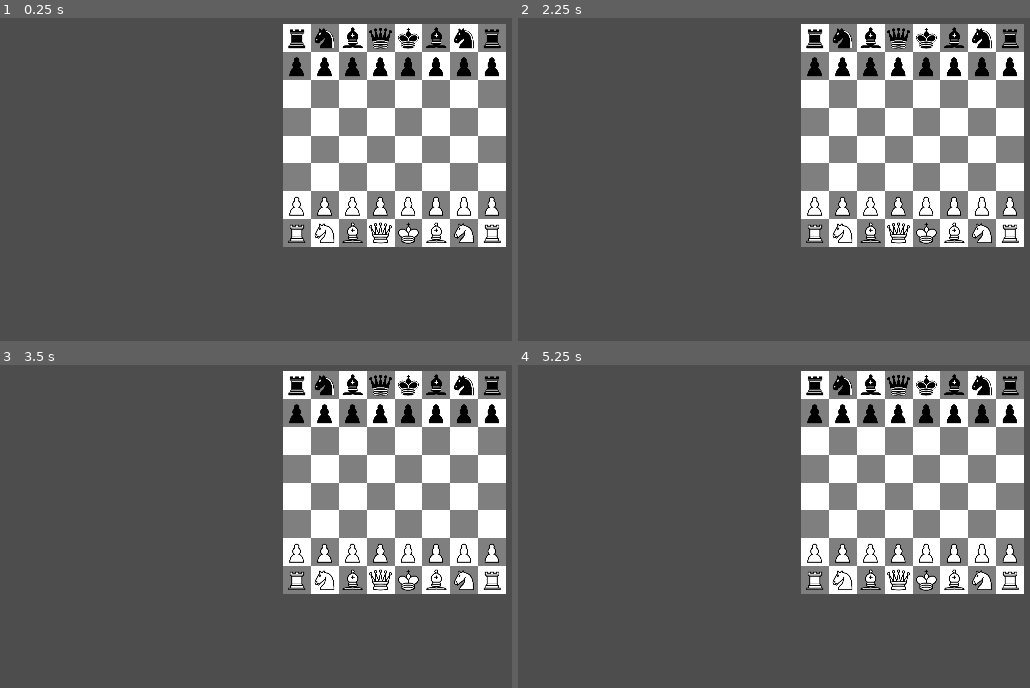
Above: before the commit, frames 1-4 (two rows, left to right).
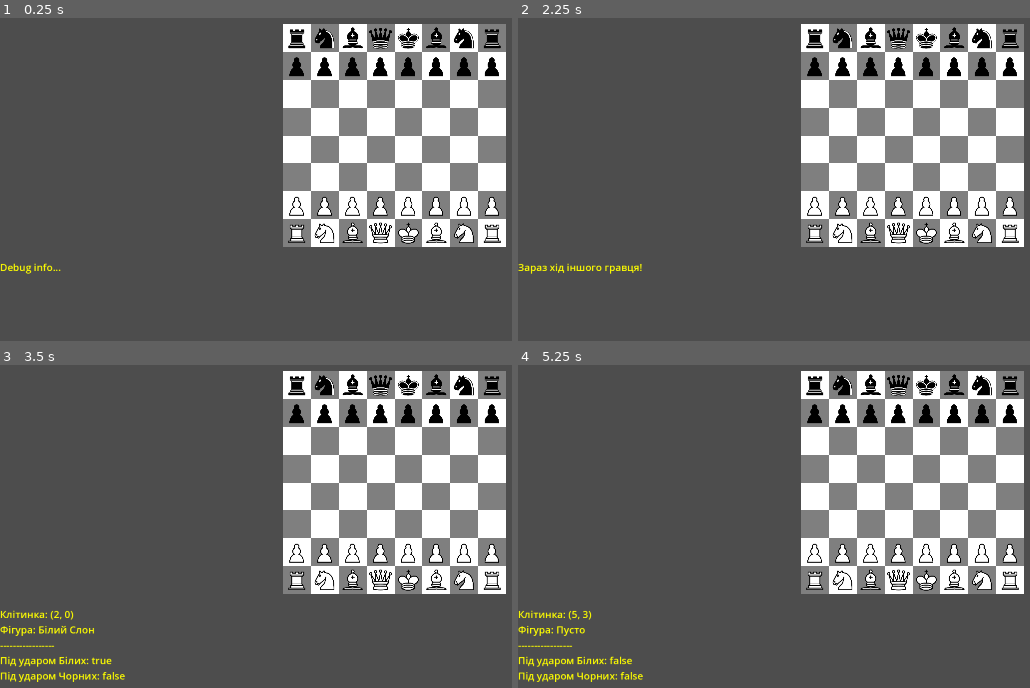
Above: after the commit, the same moments.

Repository: MrAlexander7/chess-with-hp
Game: Godot game, scene res://scene/main.tscn
Same seed, same stepped clock (60 frames per second), same inputs: the game is played once before the commit and once after it.
Inputs (mouse positions are in pixels of both pictures, inside the frame that each line leads up to):
- Up to frame 1 (0.25 s): no input
- Up to frame 2 (2.25 s): tap Enter at 0.5, 2 s; move the mouse to (outside the picture) at 0.52 s; click (outside the picture) at 0.67 s; tap Space at 1.25 s; move the mouse to (758, 163) at 1.27 s; click (758, 163) at 1.42 s; move the mouse to (999, 40) at 2.02 s; click (999, 40) at 2.17 s
- Up to frame 3 (3.5 s): tap Space at 2.75 s; move the mouse to (358, 578) at 2.77 s; click (358, 578) at 2.92 s
- Up to frame 4 (5.25 s): tap Enter at 3.5 s; move the mouse to (outside the picture) at 3.52 s; click (outside the picture) at 3.67 s; tap Space at 4.25 s; move the mouse to (676, 419) at 4.27 s; click (676, 419) at 4.42 s; move the mouse to (958, 487) at 5.02 s; click (958, 487) at 5.17 s

The runs differ from the first frame. In frame 1, 0.1% of the frame differs, in the area x 0-12%, y 75-80%; in frame 2, 0.3%; in frame 3, 1.0%, in the area x 0-25%, y 75-99%; in frame 4, 1.0%.

Commit message:
Add debug log

Diff:
--- a/project.godot
+++ b/project.godot
@@ -13,7 +13,7 @@
 config/name="ChessWithHitpoints"
 config/version="1.0"
 run/main_scene="res://scene/main.tscn"
-config/features=PackedStringArray("4.4", "GL Compatibility")
+config/features=PackedStringArray("4.3", "GL Compatibility")
 config/icon="res://icon.svg"
 
 [display]
--- a/scene/main.tscn
+++ b/scene/main.tscn
@@ -19,6 +19,10 @@
 sources/0 = SubResource("TileSetAtlasSource_e1tyb")
 sources/1 = SubResource("TileSetAtlasSource_hlytr")
 
+[sub_resource type="LabelSettings" id="LabelSettings_a0guj"]
+font_size = 24
+font_color = Color(1, 1, 0, 1)
+
 [node name="Main" type="Node2D"]
 script = ExtResource("1_v0l8b")
 
@@ -26,3 +30,10 @@
 position = Vector2(680, 260)
 tile_map_data = PackedByteArray("AAAAAAAAAQAAAAAAAAAAAAIAAQAAAAAAAAAAAAQAAQAAAAAAAAAAAAYAAQAAAAAAAAABAAEAAQAAAAAAAAABAA …(944 unchanged characters)…
 tile_set = SubResource("TileSet_p1hux")
+
+[node name="DebugLog" type="Label" parent="."]
+offset_top = 828.0
+offset_right = 245.0
+offset_bottom = 1078.0
+text = "Debug info..."
+label_settings = SubResource("LabelSettings_a0guj")
--- a/scripts/main.gd
+++ b/scripts/main.gd
@@ -4,6 +4,7 @@
 
 var activePiece=null
 
+@onready var debugLog = $DebugLog
 @onready var tilemapBoard = $Board
 
 func _ready() -> void:
@@ -54,18 +55,20 @@
 		# Формула: chess_h = 7 - tilemap_y
 		var cellCoord = Vector2i(tilemap_coords.x, 7 - tilemap_coords.y)
 
-		var enemy_color = 1 if current_turn == 0 else 0
-		if is_square_under_attack(cellCoord.x, cellCoord.y, enemy_color):
-			print("ОБЕРЕЖНО! Клітинка ", cellCoord, " під ударом ворога!")
-		else:
-			print("Клітинка ", cellCoord, " у безпеці.")
+		update_debug_info(cellCoord.x, cellCoord.y)
+
+		#var enemy_color = 1 if current_turn == 0 else 0
+		#if is_square_under_attack(cellCoord.x, cellCoord.y, enemy_color):
+			#print("ОБЕРЕЖНО! Клітинка ", cellCoord, " під ударом ворога!")
+		#else:
+			#print("Клітинка ", cellCoord, " у безпеці.")
 
 		if activePiece == null:
 			# Якщо фігура не активна, шукаємо фігуру на клітинці, куди клікнули
 			var p = get_piece_at(cellCoord.x, cellCoord.y)
 			if p != null:
 				if p.color != current_turn:
-					print("Зараз хід іншого гравця!")
+					debugLog.text = "Зараз хід іншого гравця!"
 					return # Ігноруємо клік
 				activatePiece(p)
 		else:
@@ -135,10 +138,10 @@
 func change_turn():
 	if current_turn == 0:
 		current_turn = 1 # Тепер чорні
-		print("Хід чорних")
+		debugLog.text = "Хід чорних"
 	else:
 		current_turn = 0 # Тепер білі
-		print("Хід білих")
+		debugLog.text = "Хід білих"
 
 
 func is_square_under_attack(v, h, enemy_color) -> bool:
@@ -147,3 +150,30 @@
 			if p.is_attacking_square(v, h):
 				return true
 	return false
+
+
+func update_debug_info(v, h):
+	var info = "Клітинка: (%d, %d)\n" % [v, h]
+
+	# Хто стоїть на клітинці?
+	var p = get_piece_at(v, h)
+	if p:
+		var color_name = "Білий" if p.color == 0 else "Чорний"
+		var type_names = ["Король", "Ферзь", "Слон", "Кінь", "Тура", "Пішак"]
+		info += "Фігура: %s %s\n" % [color_name, type_names[p.type]]
+	else:
+		info += "Фігура: Пусто\n"
+
+	info += "-----------------\n"
+
+	# ХТО АТАКУЄ ЦЮ КЛІТИНКУ?
+	# Перевіряємо, чи атакують цю клітинку БІЛІ (color 0)
+	var attacked_by_white = is_square_under_attack(v, h, 0)
+	# Перевіряємо, чи атакують цю клітинку ЧОРНІ (color 1)
+	var attacked_by_black = is_square_under_attack(v, h, 1)
+
+	info += "Під ударом Білих: %s\n" % str(attacked_by_white)
+	info += "Під ударом Чорних: %s\n" % str(attacked_by_black)
+
+	# Виводимо текст на екран
+	debugLog.text = info
Not shown: 1 places in scene/main.tscn that only renumber resources
